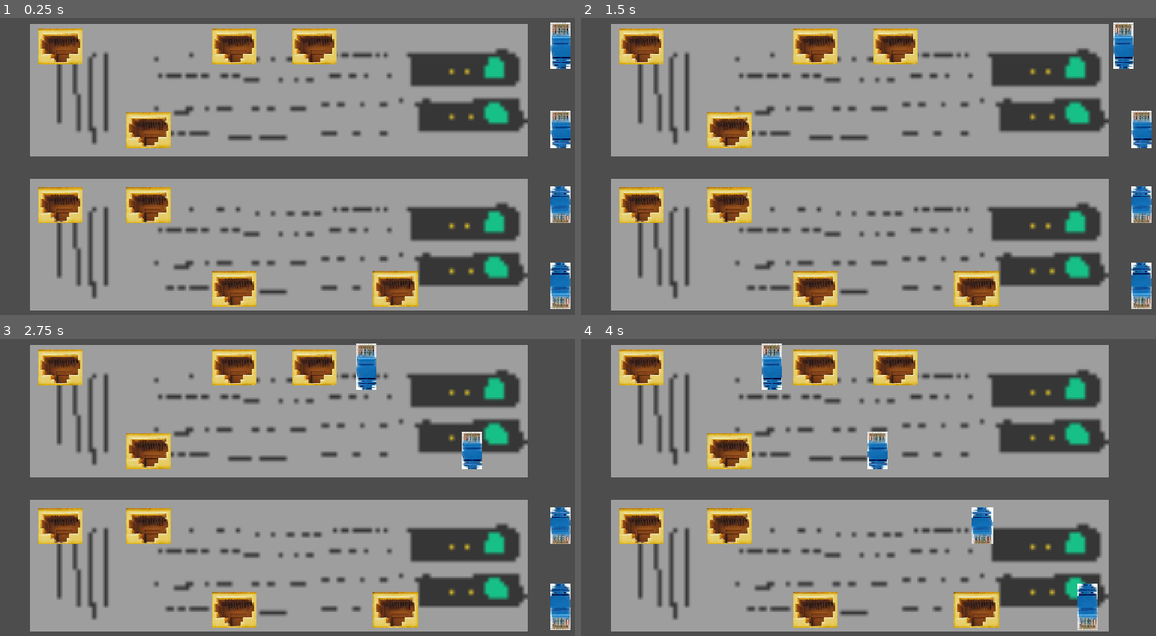
Above: before the commit, frames 1-4 (two rows, left to right).
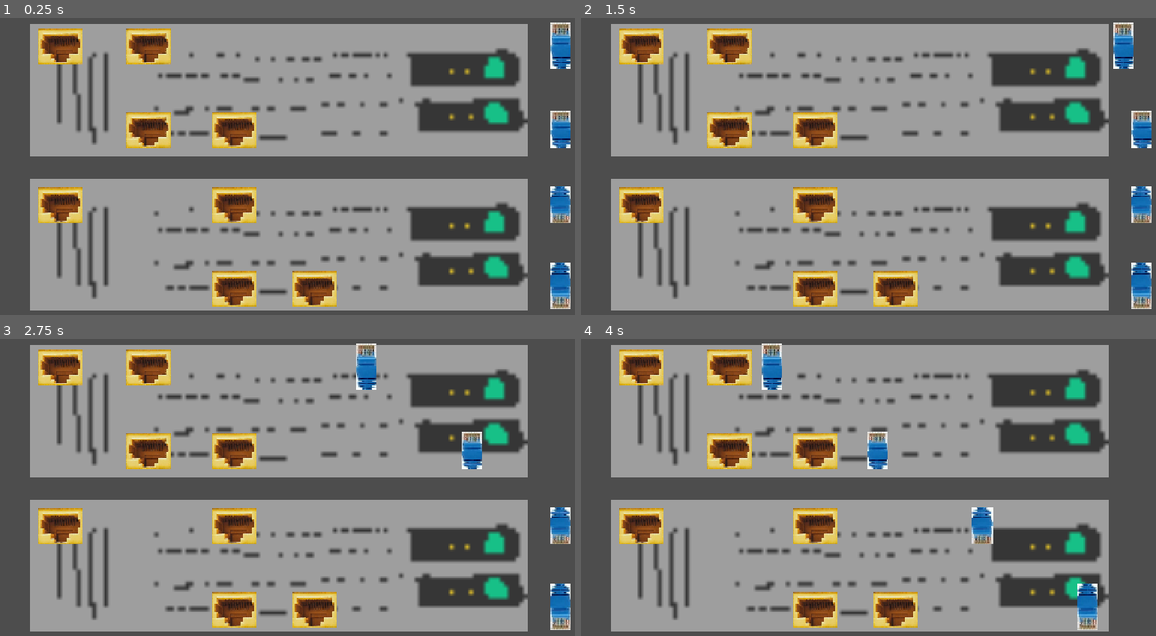
Above: after the commit, the same moments.

Repository: KeaganErasmus/Clod-Godo-Wild-Jam-99
Game: Godot game, scene res://Scenes/Plugging/plugging.tscn
The game is run twice, just before and just after one commit, with the same random seed, the same clock (stepped at 60 frames per second) and the same inputs. The project has no main scene, so this scene is started directly.
Inputs (mouse positions are in pixels of both pictures, inside the frame that each line leads up to):
- Up to frame 1 (0.25 s): no input
- Up to frame 2 (1.5 s): tap Enter at 0.5 s; move the mouse to (1006, 154) at 0.52 s; hold D (move_right) 0.53-1.28 s; hold Space (magnetize) 0.53-1.28 s; move the mouse to (753, 187) at 1.27 s; hold S (move_down) from 1.28 s (still down); tap 1 (num_1) at 1.35 s
- Up to frame 3 (2.75 s): move the mouse to (350, 416) at 2.02 s; release S (move_down) at 2.03 s; hold D (move_right) from 2.03 s (still down); tap 2 (num_2) at 2.1 s
- Up to frame 4 (4 s): move the mouse to (845, 558) at 2.77 s; release D (move_right) at 2.78 s; hold W (move_up) 2.78-3.53 s; tap 3 (num_3) at 2.85 s; move the mouse to (1052, 540) at 3.52 s; hold A (move_left) from 3.53 s (still down); tap 4 (num_4) at 3.6 s

The runs differ from the first frame. In frame 1, 7.5% of the frame differs, in the area x 21-73%, y 3-98%; in frame 2, 7.5%; in frame 3, 7.5%; in frame 4, 7.5%.

Commit message:
feat(): first pass of pluggin game

Diff:
--- a/Scenes/Plugging/eth_head.gd
+++ b/Scenes/Plugging/eth_head.gd
@@ -30,10 +30,8 @@
 	return false
 
 func _on_area_2d_area_entered(area: Area2D) -> void:
-	print("can be clicked in")
 	can_be_clicked_in = true
 
 
 func _on_area_2d_area_exited(area: Area2D) -> void:
-	print("cant be clicked in")
 	can_be_clicked_in = false
--- a/Scenes/Plugging/plugging.gd
+++ b/Scenes/Plugging/plugging.gd
@@ -2,7 +2,7 @@
 
 @export var move_speed: int = 5
 
-var num_active_ports: int = 4
+var num_active_ports: int = 2
 var used = []
 
 var starting_positions = [
@@ -13,52 +13,54 @@
 ]
 
 var heads: Array[Node]
+var all_heads_clicked: bool = false
+var amount_clicked: int = 0
 
-@onready var top_ports = $PortsTop.get_children()
-@onready var bot_ports = $PortsBot.get_children()
+@onready var top_row_ports = $PortsTop/TopRow.get_children()
+@onready var bot_row_ports = $PortsTop/BotRow.get_children()
+
+@onready var b_top_row_ports = $PortsBot/TopRow.get_children()
+@onready var b_bot_row_ports = $PortsBot/BotRow.get_children()
 
 @onready var line1 = $Line/Line2D
 @onready var line2 = $Line/Line2D2
 
 # Called when the node enters the scene tree for the first time.
 func _ready() -> void:
-	set_active_ports()
+	set_ports()
+	reset_lines()
 	heads = $EthHeads.get_children()
-
-	line1.clear_points()
-	line1.add_point($EthHeads/EthHead.position, 0)
-	line1.add_point($EthHeads/EthHead4.position, 1)
-	line1.hide()
-
-	line2.clear_points()
-	line2.add_point($EthHeads/EthHead2.position, 0)
-	line2.add_point($EthHeads/EthHead3.position, 1)
-	line2.hide()
 
 # Called every frame. 'delta' is the elapsed time since the previous frame.
 func _process(_delta: float) -> void:
-
 	if Input.is_action_just_pressed("ui_select"):
 		for head in heads:
-			head.click_in()
+			if head.click_in():
+				amount_clicked += 1
 
 	for head in heads:
 		if head.position.x <= 0:
 			reset_head_position(head)
 
-	set_ative_head()
+	set_active_head()
 	draw_connections()
 
-func set_active_ports():
+	if all_heads_clicked_in():
+		if check_itersection():
+			reset_heads()
+			reset_lines()
+		else:
+			pass
+
+func set_ports() -> void:
 	var active_ports: int = 0
 	var index: int = 0
 
-	for port in top_ports:
-		index = randi_range(0, top_ports.size() - 1)
-
+	for port in top_row_ports:
+		index = randi_range(0, top_row_ports.size() - 1)
 		if !used.has(index):
 			used.append(index)
-			top_ports[index].set_state(true)
+			top_row_ports[index].set_state(true)
 			active_ports += 1
 
 		if active_ports >= num_active_ports:
@@ -67,18 +69,43 @@
 	used.clear()
 	active_ports = 0
 
-	for port in bot_ports:
-		index = randi_range(0, bot_ports.size() - 1)
-
+	for port in bot_row_ports:
+		index = randi_range(0, bot_row_ports.size() - 1)
 		if !used.has(index):
 			used.append(index)
-			bot_ports[index].set_state(true)
+			bot_row_ports[index].set_state(true)
 			active_ports += 1
 
 		if active_ports >= num_active_ports:
 			break
 
-func set_ative_head():
+	used.clear()
+	active_ports = 0
+
+	for port in b_top_row_ports:
+		index = randi_range(0, b_top_row_ports.size() - 1)
+		if !used.has(index):
+			used.append(index)
+			b_top_row_ports[index].set_state(true)
+			active_ports += 1
+
+		if active_ports >= num_active_ports:
+			break
+
+	used.clear()
+	active_ports = 0
+
+	for port in b_bot_row_ports:
+		index = randi_range(0, b_bot_row_ports.size() - 1)
+		if !used.has(index):
+			used.append(index)
+			b_bot_row_ports[index].set_state(true)
+			active_ports += 1
+
+		if active_ports >= num_active_ports:
+			break
+
+func set_active_head():
 	if Input.is_action_just_pressed("num_1"):
 		$EthHeads/EthHead.set_active_state(true)
 	if Input.is_action_just_pressed("num_2"):
@@ -112,3 +139,45 @@
 		line2.set_point_position(0, line_start_pos)
 		line2.set_point_position(1, line_end_pos)
 		line2.show()
+
+func check_itersection() -> bool:
+	var p1: Vector2 = $EthHeads/EthHead/OffsetPos.global_position - line1.global_position
+	var p2: Vector2 = $EthHeads/EthHead4/OffsetPos.global_position - line1.global_position
+
+	var p3: Vector2 = $EthHeads/EthHead2/OffsetPos.global_position - line1.global_position
+	var p4: Vector2 = $EthHeads/EthHead3/OffsetPos.global_position - line1.global_position
+
+	var intersect_point = Geometry2D.segment_intersects_segment(p1, p2, p3, p4)
+
+	if intersect_point:
+		return true
+
+	return false
+
+func all_heads_clicked_in() -> bool:
+	var amount: int = 0
+
+	for head in heads:
+		if head.get_clicked_in_state():
+			amount = amount + 1
+
+	if amount >= 4:
+		return true
+
+	return false
+
+func reset_heads() -> void:
+	for head in heads:
+		reset_head_position(head)
+		head.clicked_in = false
+
+func reset_lines() -> void:
+	line1.clear_points()
+	line1.add_point(Vector2(0, 0), 0)
+	line1.add_point(Vector2(100, 0), 1)
+	line1.hide()
+
+	line2.clear_points()
+	line2.add_point(Vector2(300, 0), 0)
+	line2.add_point(Vector2(400, 0), 1)
+	line2.hide()
--- a/Scenes/Plugging/plugging.tscn
+++ b/Scenes/Plugging/plugging.tscn
@@ -21,85 +21,93 @@
 
 [node name="PortsTop" type="Node" parent="." unique_id=203587596]
 
-[node name="EthPort" parent="PortsTop" unique_id=405246911 instance=ExtResource("2_l8es7")]
+[node name="TopRow" type="Node" parent="PortsTop" unique_id=1742951467]
+
+[node name="EthPort" parent="PortsTop/TopRow" unique_id=405246911 instance=ExtResource("2_l8es7")]
 position = Vector2(145, 94)
 scale = Vector2(0.5, 0.5)
 
-[node name="EthPort2" parent="PortsTop" unique_id=2070759206 instance=ExtResource("2_l8es7")]
+[node name="EthPort4" parent="PortsTop/TopRow" unique_id=1081410013 instance=ExtResource("2_l8es7")]
+position = Vector2(333, 94)
+scale = Vector2(0.5, 0.5)
+
+[node name="EthPort5" parent="PortsTop/TopRow" unique_id=1837374727 instance=ExtResource("2_l8es7")]
+position = Vector2(516, 94)
+scale = Vector2(0.5, 0.5)
+
+[node name="EthPort8" parent="PortsTop/TopRow" unique_id=1296852112 instance=ExtResource("2_l8es7")]
+position = Vector2(687, 94)
+scale = Vector2(0.5, 0.5)
+
+[node name="EthPort9" parent="PortsTop/TopRow" unique_id=1556185511 instance=ExtResource("2_l8es7")]
+position = Vector2(860, 94)
+scale = Vector2(0.5, 0.5)
+
+[node name="BotRow" type="Node" parent="PortsTop" unique_id=1530368701]
+
+[node name="EthPort2" parent="PortsTop/BotRow" unique_id=2070759206 instance=ExtResource("2_l8es7")]
 position = Vector2(143, 266)
 scale = Vector2(0.5, 0.5)
 
-[node name="EthPort3" parent="PortsTop" unique_id=1712618398 instance=ExtResource("2_l8es7")]
+[node name="EthPort3" parent="PortsTop/BotRow" unique_id=1712618398 instance=ExtResource("2_l8es7")]
 position = Vector2(333, 273)
 scale = Vector2(0.5, 0.5)
 
-[node name="EthPort4" parent="PortsTop" unique_id=1081410013 instance=ExtResource("2_l8es7")]
-position = Vector2(333, 94)
-scale = Vector2(0.5, 0.5)
-
-[node name="EthPort5" parent="PortsTop" unique_id=1837374727 instance=ExtResource("2_l8es7")]
-position = Vector2(516, 94)
-scale = Vector2(0.5, 0.5)
-
-[node name="EthPort6" parent="PortsTop" unique_id=1114567686 instance=ExtResource("2_l8es7")]
+[node name="EthPort6" parent="PortsTop/BotRow" unique_id=1114567686 instance=ExtResource("2_l8es7")]
 position = Vector2(516, 273)
 scale = Vector2(0.5, 0.5)
 
-[node name="EthPort7" parent="PortsTop" unique_id=295079043 instance=ExtResource("2_l8es7")]
+[node name="EthPort7" parent="PortsTop/BotRow" unique_id=295079043 instance=ExtResource("2_l8es7")]
 position = Vector2(687, 273)
 scale = Vector2(0.5, 0.5)
 
-[node name="EthPort8" parent="PortsTop" unique_id=1296852112 instance=ExtResource("2_l8es7")]
-position = Vector2(687, 94)
-scale = Vector2(0.5, 0.5)
-
-[node name="EthPort9" parent="PortsTop" unique_id=1556185511 instance=ExtResource("2_l8es7")]
-position = Vector2(860, 94)
-scale = Vector2(0.5, 0.5)
-
-[node name="EthPort10" parent="PortsTop" unique_id=624069780 instance=ExtResource("2_l8es7")]
+[node name="EthPort10" parent="PortsTop/BotRow" unique_id=624069780 instance=ExtResource("2_l8es7")]
 position = Vector2(860, 273)
 scale = Vector2(0.5, 0.5)
 
 [node name="PortsBot" type="Node" parent="." unique_id=1487277963]
 
-[node name="EthPort11" parent="PortsBot" unique_id=835499602 instance=ExtResource("2_l8es7")]
+[node name="TopRow" type="Node" parent="PortsBot" unique_id=1479842571]
+
+[node name="EthPort11" parent="PortsBot/TopRow" unique_id=835499602 instance=ExtResource("2_l8es7")]
 position = Vector2(145, 434)
 scale = Vector2(0.5, 0.5)
 
-[node name="EthPort12" parent="PortsBot" unique_id=1431921525 instance=ExtResource("2_l8es7")]
+[node name="EthPort14" parent="PortsBot/TopRow" unique_id=1830211639 instance=ExtResource("2_l8es7")]
+position = Vector2(333, 434)
+scale = Vector2(0.5, 0.5)
+
+[node name="EthPort15" parent="PortsBot/TopRow" unique_id=1122617066 instance=ExtResource("2_l8es7")]
+position = Vector2(516, 434)
+scale = Vector2(0.5, 0.5)
+
+[node name="EthPort18" parent="PortsBot/TopRow" unique_id=1570331025 instance=ExtResource("2_l8es7")]
+position = Vector2(687, 434)
+scale = Vector2(0.5, 0.5)
+
+[node name="EthPort19" parent="PortsBot/TopRow" unique_id=732269150 instance=ExtResource("2_l8es7")]
+position = Vector2(860, 434)
+scale = Vector2(0.5, 0.5)
+
+[node name="BotRow" type="Node" parent="PortsBot" unique_id=30300151]
+
+[node name="EthPort12" parent="PortsBot/BotRow" unique_id=1431921525 instance=ExtResource("2_l8es7")]
 position = Vector2(143, 606)
 scale = Vector2(0.5, 0.5)
 
-[node name="EthPort13" parent="PortsBot" unique_id=1152381922 instance=ExtResource("2_l8es7")]
+[node name="EthPort13" parent="PortsBot/BotRow" unique_id=1152381922 instance=ExtResource("2_l8es7")]
 position = Vector2(333, 613)
 scale = Vector2(0.5, 0.5)
 
-[node name="EthPort14" parent="PortsBot" unique_id=1830211639 instance=ExtResource("2_l8es7")]
-position = Vector2(333, 434)
-scale = Vector2(0.5, 0.5)
-
-[node name="EthPort15" parent="PortsBot" unique_id=1122617066 instance=ExtResource("2_l8es7")]
-position = Vector2(516, 434)
-scale = Vector2(0.5, 0.5)
-
-[node name="EthPort16" parent="PortsBot" unique_id=783524287 instance=ExtResource("2_l8es7")]
+[node name="EthPort16" parent="PortsBot/BotRow" unique_id=783524287 instance=ExtResource("2_l8es7")]
 position = Vector2(516, 613)
 scale = Vector2(0.5, 0.5)
 
-[node name="EthPort17" parent="PortsBot" unique_id=253546604 instance=ExtResource("2_l8es7")]
+[node name="EthPort17" parent="PortsBot/BotRow" unique_id=253546604 instance=ExtResource("2_l8es7")]
 position = Vector2(687, 613)
 scale = Vector2(0.5, 0.5)
 
-[node name="EthPort18" parent="PortsBot" unique_id=1570331025 instance=ExtResource("2_l8es7")]
-position = Vector2(687, 434)
-scale = Vector2(0.5, 0.5)
-
-[node name="EthPort19" parent="PortsBot" unique_id=732269150 instance=ExtResource("2_l8es7")]
-position = Vector2(860, 434)
-scale = Vector2(0.5, 0.5)
-
-[node name="EthPort20" parent="PortsBot" unique_id=1015154787 instance=ExtResource("2_l8es7")]
+[node name="EthPort20" parent="PortsBot/BotRow" unique_id=1015154787 instance=ExtResource("2_l8es7")]
 position = Vector2(860, 613)
 scale = Vector2(0.5, 0.5)
 
